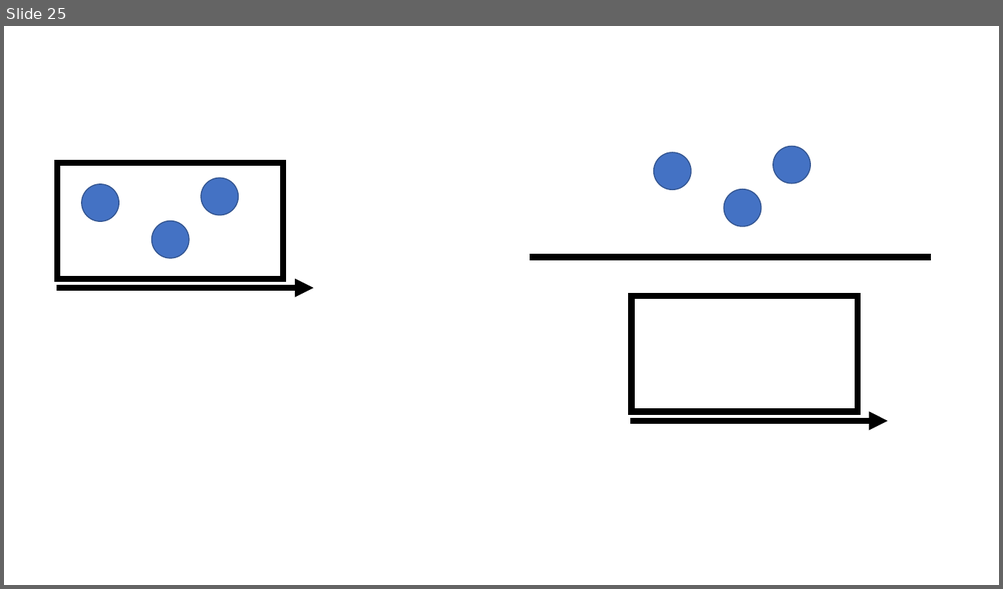
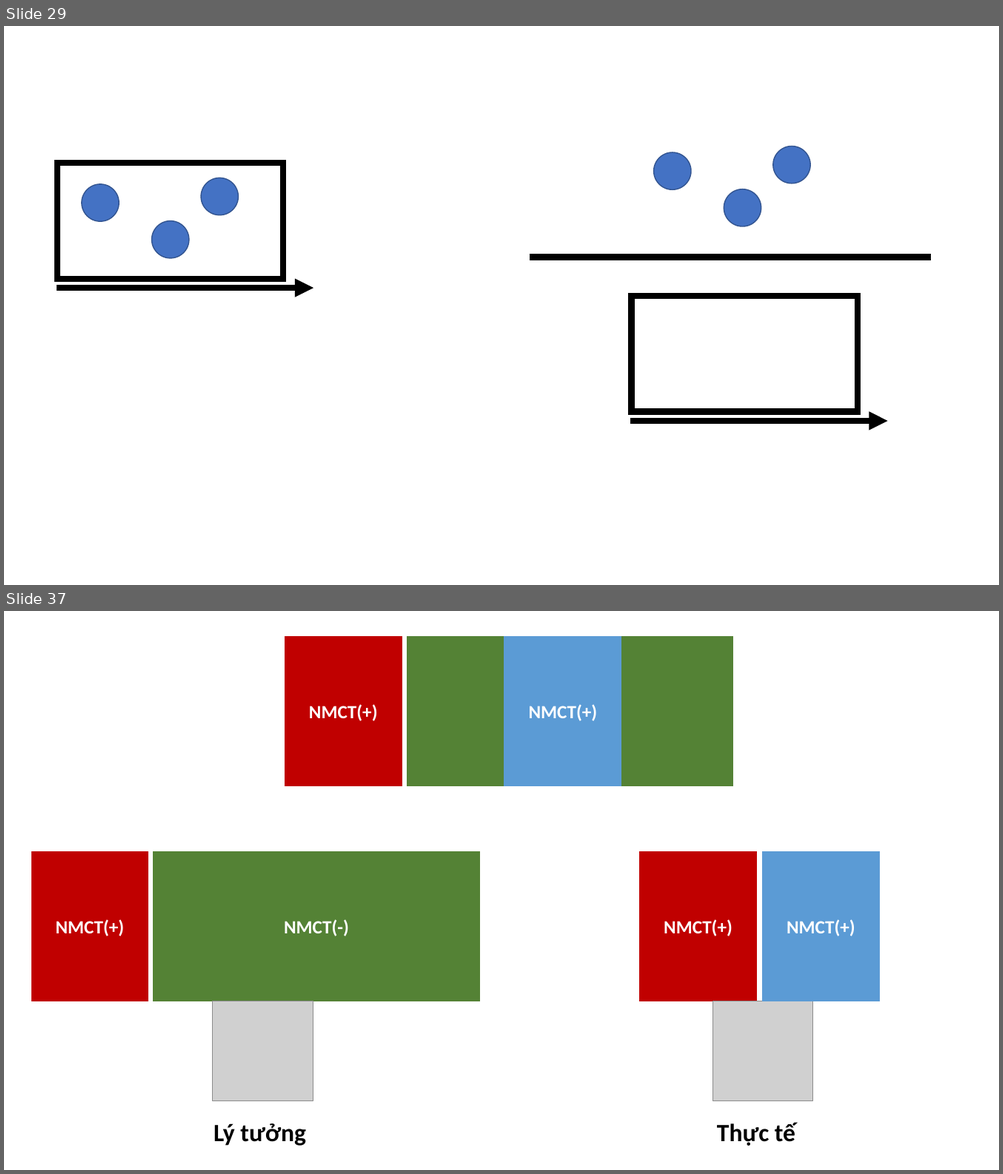
Before and after one commit to DECIDELab/teaching_materials, a slide deck: docs/slides/figures/figures.pptx. Shown one above the other, each under a label of ours: slide 25 before the commit, slides 29 and 37 after it; the slides between them are not shown. The pictures are 1003x589 and 1003x1174 pixels, drawn with LibreOffice and Linux fonts; fonts in the diff are those of the drawing; grey boxes stand for pictures. Boxes give left, top, right and bottom in pixels: in the first picture for what was removed or moved away, otherwise in the second. Text is boxed around its words. In the diff, an @@ line names an element or a change of style, - is before the commit and + after.

```diff
--- a/docs/slides/figures/figures.pptx
+++ b/docs/slides/figures/figures.pptx
@@ slide 37 added at [4, 611, 999, 1170], background #FFFFFF @@
@@ rectangle added at [285, 636, 401, 786], fill #C00000, outline #C00000 1 pt, 18 pt, text #FFFFFF, bold @@
+NMCT(+)
@@ rectangle added at [407, 636, 732, 786], fill #548235, outline #548235 1 pt, 18 pt, text #FFFFFF, bold @@
+NMCT(-)
@@ rectangle added at [505, 636, 621, 786], fill #5B9BD5, outline #5B9BD5 1 pt, 18 pt, text #FFFFFF, bold @@
+NMCT(+)
@@ rectangle added at [31, 852, 148, 1001], fill #C00000, outline #C00000 1 pt, 18 pt, text #FFFFFF, bold @@
+NMCT(+)
@@ rectangle added at [154, 852, 479, 1001], fill #548235, outline #548235 1 pt, 18 pt, text #FFFFFF, bold @@
+NMCT(-)
@@ rectangle added at [640, 852, 756, 1001], fill #C00000, outline #C00000 1 pt, 18 pt, text #FFFFFF, bold @@
+NMCT(+)
@@ rectangle added at [762, 852, 879, 1001], fill #5B9BD5, outline #5B9BD5 1 pt, 18 pt, text #FFFFFF, bold @@
+NMCT(+)
@@ picture added at [213, 1001, 313, 1101] @@
@@ picture added at [712, 1001, 812, 1101] @@
@@ text added at [213, 1124, 306, 1146], 24 pt, text #000000, bold @@
+Lý tưởng
@@ text added at [717, 1122, 795, 1146], 24 pt, text #000000, bold @@
+Thực tế
@@ what was slide 25 is now slide 29 @@
```
Also in this commit, not shown: 11 other slides added, 38 other files.
